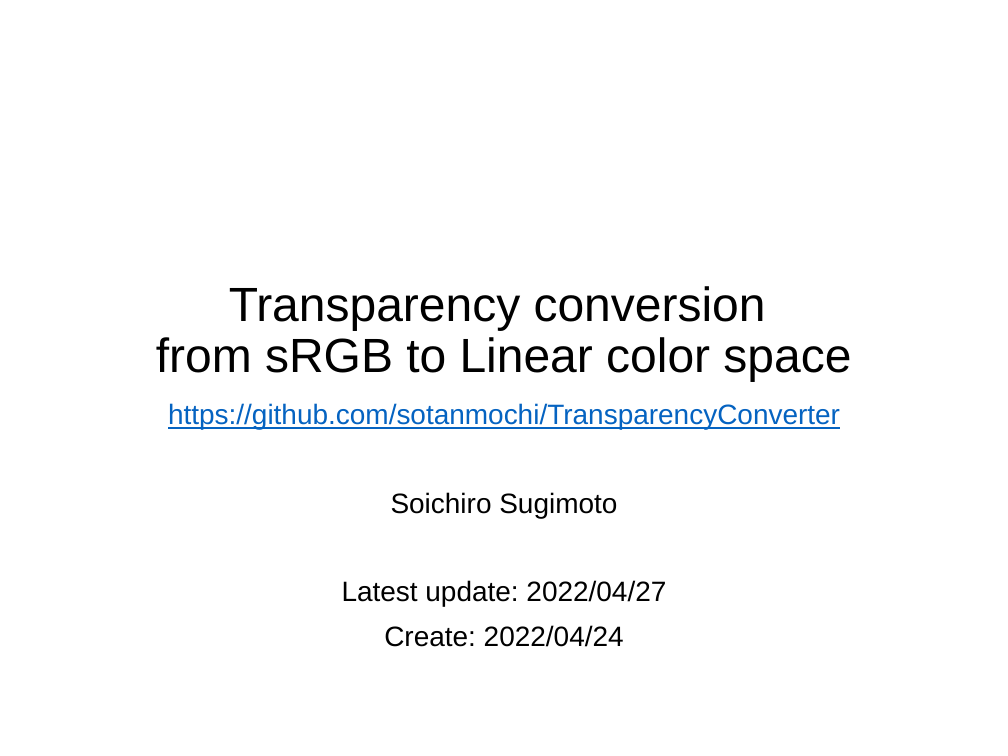
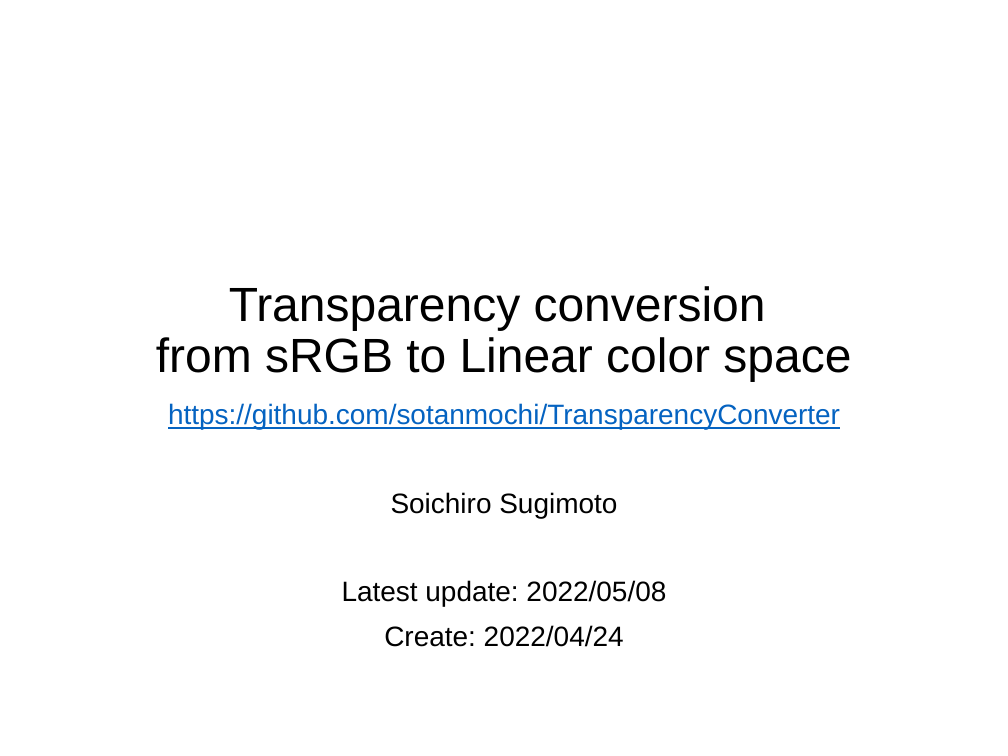
Before and after one commit to sotanmochi/TransparencyConverter, a slide deck: slide 1 of Assets/TransparencyConverter/Documentation~/TransparencyConverter.pptx. Drawn at 1008x756 pixels with LibreOffice and Linux fonts; fonts in the diff are those of the drawing. Boxes give left, top, right and bottom in pixels: in the first picture for what was removed or moved away, otherwise in the second. Text is boxed around its words. In the diff, an @@ line names an element or a change of style, - is before the commit and + after.

```diff
--- a/Assets/TransparencyConverter/Documentation~/TransparencyConverter.pptx
+++ b/Assets/TransparencyConverter/Documentation~/TransparencyConverter.pptx
@@ subtitle at bbox=[342, 580, 666, 607]: text changed @@
-Latest update: 2022/04/27
+Latest update: 2022/05/08
```
Also in this commit, not shown: 1 other slide changed, 5 slides added, 9 slides removed, 1 other file.
